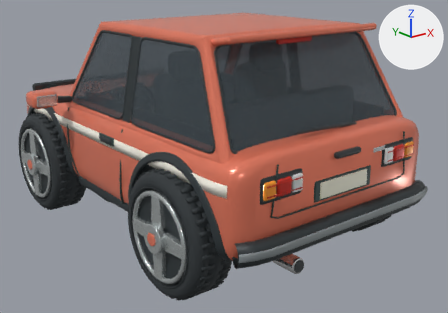
One commit to the FBX model unity/Assets/Resources/Cars/bramble.fbx: the scene before it, then after it.
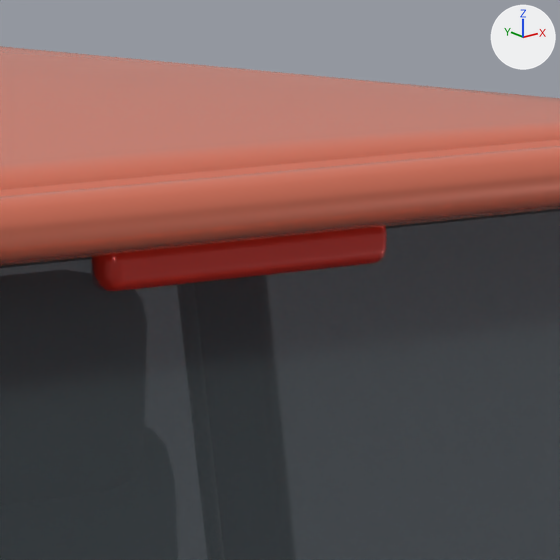
There are two pictures of each version: one whole from a camera (50 mm lens) standing at (-2.789, -3.846, 1.982) and looking at (0.131, -0.196, 0.522), one close up on the part from 59% to 74% of the width and 3% to 25% of the height. The lights are fixed; the arrows at upper right show +X, +Y and +Z. The older version's two pictures come first. Where no turn or scale is listed for an object, it has been applied to the vertices. Vertices at exactly the same position are counted once.

In view in the first close-up: 'Body'.
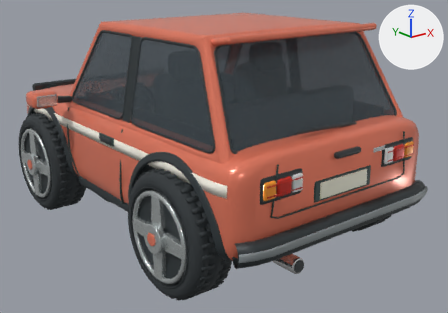
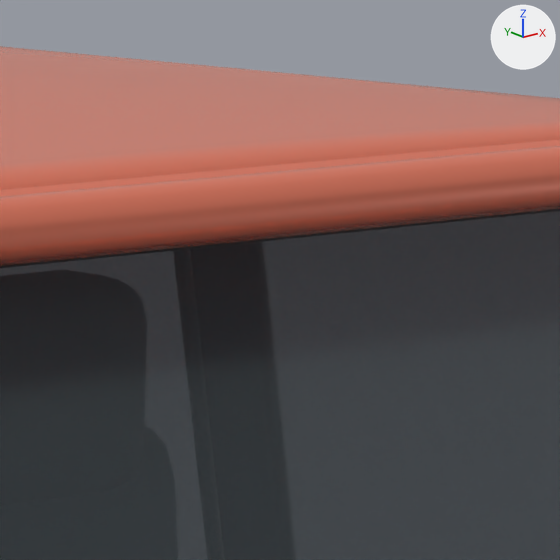
Where the newer file only moved an object's origin or applied its transform, the numbers keep the older frame.

What differs and where, as boxes (x1, y1, x2, y2) in the close-ups (560 x 560 px):
part 1 of me_continuous_formed_body_shell, deleted
    before: (92, 226, 387, 292)

What changed in the scene script:
```text
Change me_continuous_formed_body_shell:
    used by ob_body; location = (0.0, 0.0, 0.0)
    remove me_continuous_formed_body_shell.from_pydata(...)  # 21375 vertices, 20499 faces; spans x -1.13..1.13, y -1.61..1.66, z 0.25..1.62
    add me_continuous_formed_body_shell.from_pydata(...)  # 21279 vertices, 20401 faces; spans x -1.13..1.13, y -1.61..1.66, z 0.25..1.62
    me_continuous_formed_body_shell part 1: the loose piece of 96 vertices spanning x -0.15..0.15, y -1.07..-1.04, z 1.5..1.54 is deleted
```
